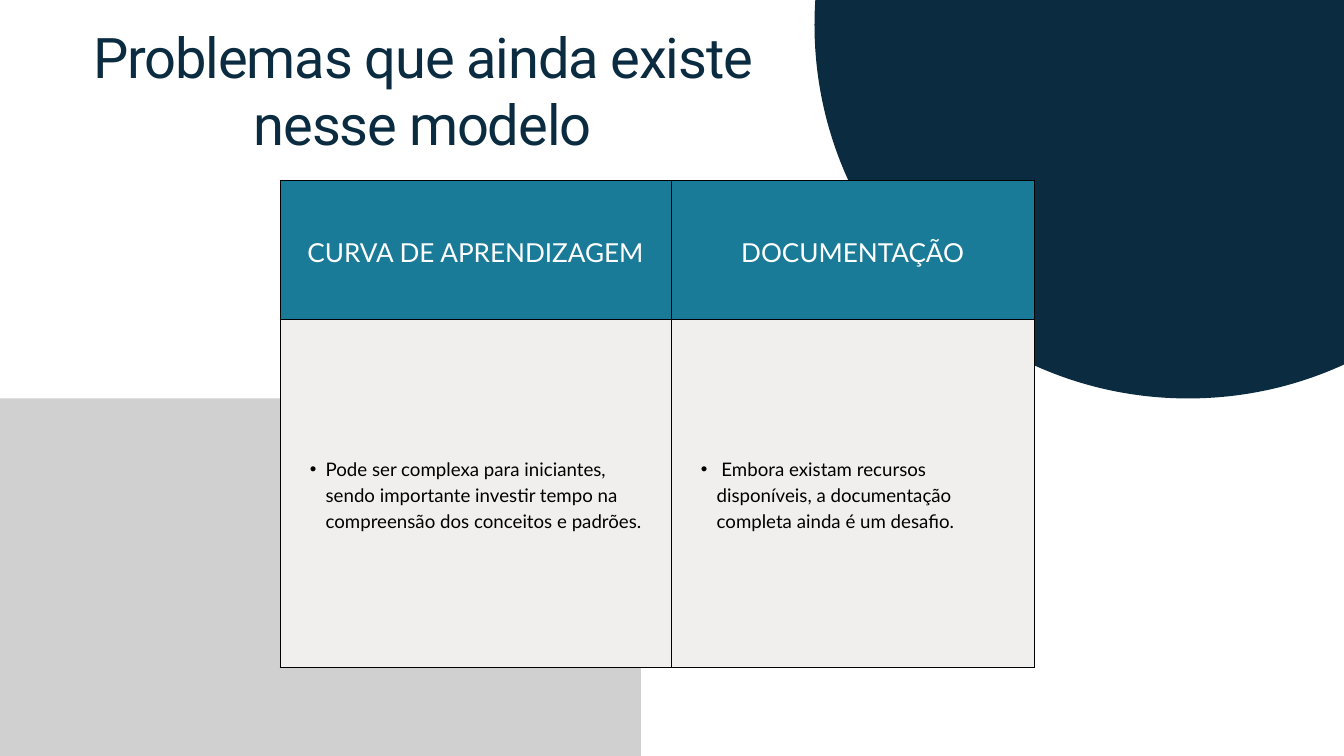
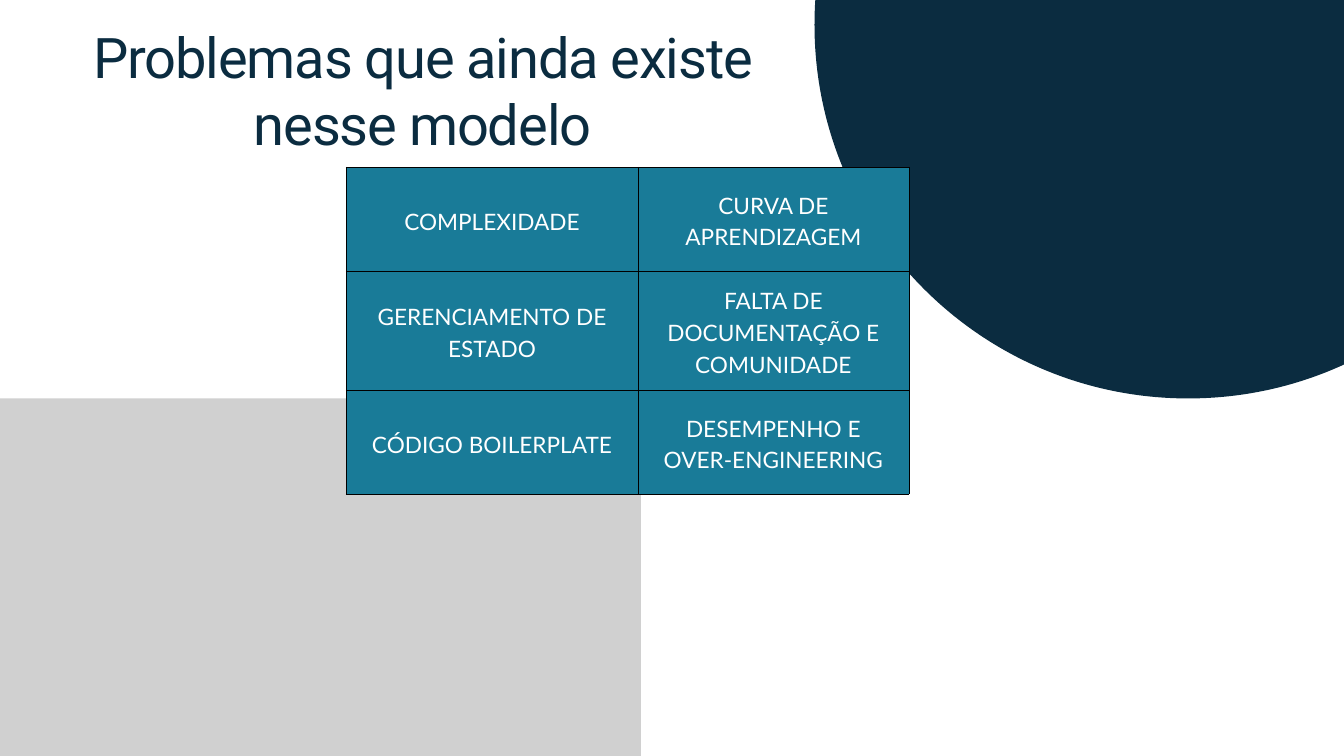
Before and after one commit to Vini5577/projeto-mobTech, a slide deck: slide 7 of arquitetura-RIBs.pptx. Drawn at 1344x756 pixels with LibreOffice and Linux fonts; fonts in the diff are those of the drawing; grey boxes stand for pictures. Boxes give left, top, right and bottom in pixels: in the first picture for what was removed or moved away, otherwise in the second. Text is boxed around its words. In the diff, an @@ line names an element or a change of style, - is before the commit and + after.

```diff
--- a/arquitetura-RIBs.pptx
+++ b/arquitetura-RIBs.pptx
@@ table at [346,167,909,480] @@
-row 1: CURVA DE APRENDIZAGEM | DOCUMENTAÇÃO
-row 2: Pode ser complexa para iniciantes, sendo importante investir tempo na compreensão dos conceitos e padrões. | Embora existam recursos disponíveis, a documentação completa ainda é um desafio.
+row 1: COMPLEXIDADE | CURVA DE APRENDIZAGEM
+row 2: GERENCIAMENTO DE ESTADO | FALTA DE DOCUMENTAÇÃO E COMUNIDADE
+row 3: CÓDIGO BOILERPLATE | DESEMPENHO E OVER-ENGINEERING
@@ table: place and size @@
-table at [280,180,1035,667]
+table at [346,167,909,480]
```
Also in this commit, not shown: 2 other slides changed.
